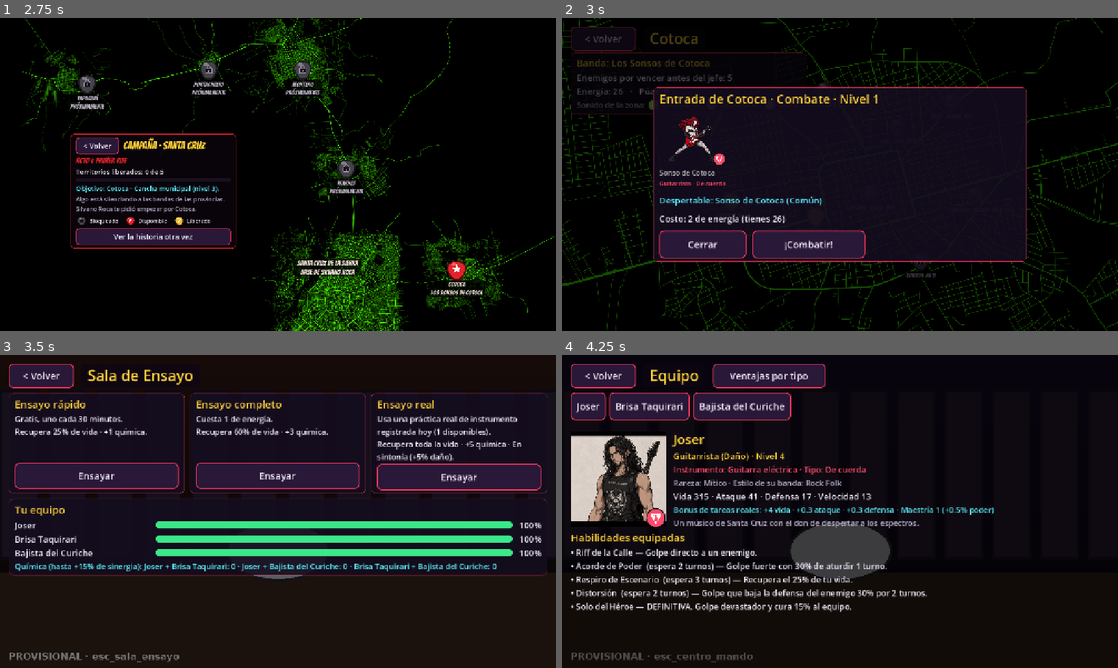
Above: before the commit, frames 1-4 (two rows, left to right).
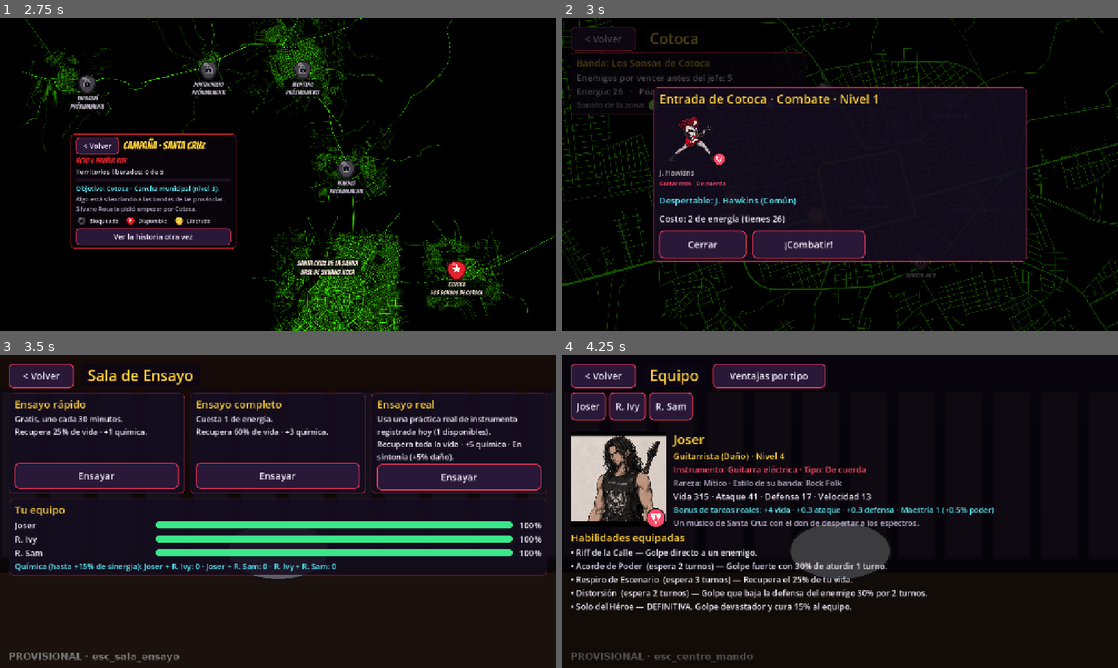
Above: after the commit, the same moments.

Repository: jhontitorblood/Heroe-del-Rock
Game: Godot game, scene res://tests/capturas.tscn
Same seed, same stepped clock (60 frames per second), same inputs: the game is played once before the commit and once after it. This scene is started directly instead of the project's main scene. Video files are missing from this copy of the repository; at most half a second of black plays in their place.
Inputs (mouse positions are in pixels of both pictures, inside the frame that each line leads up to):
- Up to frame 1 (2.75 s): click (278, 174) at 0.67 s; click (194, 171) at 1.27 s; click (361, 171) at 2 s
- Up to frame 2 (3 s): click (734, 205) at 2.77 s
- Up to frame 3 (3.5 s): no input
- Up to frame 4 (4.25 s): click "< Volver" at 3.5 s

Frame 1 is identical in both runs. In frame 2, 0.3% of the frame differs, in the area x 17-47%, y 48-60%; in frame 3, 1.0%; in frame 4, 1.9%, in the area x 10-42%, y 12-21%.

Commit message:
Cotoca: nuevos nombres, clases e instrumentos de los combates 01-06; el personaje importante va al centro
- Renombrados: J. Hawkins, P. Lokillo, R. Umbra, R. Rosie, R. Ivy, R. Miguel,
  P. DarkLordBeer, JiuJiu, R. Sam, P. Herlanx (ids nuevos, partidas migradas)
- Nuevo P. IDarkness (guitarra acústica) en la Cancha municipal
- Clases provisionales: Tamborilero, Laudista, Clarinetista
- En combates de sublíder, líder o jefe el personaje importante ocupa el centro

Co-Authored-By: Claude Opus 5.5 <noreply@anthropic.com>
Claude-Session: https://claude.ai/code/session_0146Z2twdAYFa7JBRbLJtDJs

Diff:
--- a/data/clases.json
+++ b/data/clases.json
@@ -211,5 +211,71 @@
     "definitiva": "vi_def",
     "oficial": true,
     "familia": "cordofono"
+  },
+  "tamborilero": {
+    "nombre": "Tamborilero",
+    "funcion": "Aturdimiento y control",
+    "color": "#e8b23a",
+    "base": {
+      "hp": 120,
+      "atk": 16,
+      "def": 10,
+      "spd": 11
+    },
+    "habilidades": [
+      "d_golpe",
+      "d_redoble",
+      "d_platillos",
+      "d_bombo"
+    ],
+    "definitiva": "d_def",
+    "instrumento": "Tambor",
+    "oficial": false,
+    "familia": "membranofono",
+    "nota": "Clase provisional fuera de las 7 oficiales; usa las habilidades de Baterista mientras no tenga propias"
+  },
+  "laudista": {
+    "nombre": "Laudista",
+    "funcion": "Daño y mejoras",
+    "color": "#e83a9c",
+    "base": {
+      "hp": 110,
+      "atk": 17,
+      "def": 9,
+      "spd": 13
+    },
+    "habilidades": [
+      "c_rasgueo",
+      "c_taquirari",
+      "c_punteo",
+      "c_cueca"
+    ],
+    "definitiva": "c_def",
+    "instrumento": "Laúd",
+    "oficial": false,
+    "nota": "Clase provisional fuera de las 7 oficiales; usa las habilidades de Charanguista mientras no tenga propias",
+    "familia": "cordofono"
+  },
+  "clarinetista": {
+    "nombre": "Clarinetista",
+    "funcion": "Daño en área y continuo",
+    "color": "#8be83a",
+    "base": {
+      "hp": 100,
+      "atk": 16,
+      "def": 8,
+      "spd": 12
+    },
+    "habilidades": [
+      "w_soplo",
+      "w_sikus",
+      "w_quena",
+      "w_erke"
+    ],
+    "definitiva": "w_def",
+    "instrumento": "Clarinete",
+    "oficial": false,
+    "familia": "aerofono",
+    "nota": "Clase provisional fuera de las 7 oficiales; usa las habilidades de Flautista mientras no tenga propias"
   }
 }
--- a/data/personajes.json
+++ b/data/personajes.json
@@ -58,21 +58,22 @@
     "banda": "Los Sonsos de Cotoca",
     "imagen": "e_tamborero"
   },
-  "e_tecladista": {
-    "nombre": "Tecladista del Pantano",
+  "e_herlanx": {
+    "nombre": "P. Herlanx",
     "clase": "tecladista",
     "genero": "raiz",
     "rareza": "comun",
     "banda": "Los Sonsos de Cotoca",
-    "imagen": "e_tecladista"
-  },
-  "e_bajista": {
-    "nombre": "Bajista del Curiche",
+    "imagen": "e_herlanx",
+    "instrumento": "Sintetizador"
+  },
+  "e_sam": {
+    "nombre": "R. Sam",
     "clase": "bajista",
     "genero": "raiz",
     "rareza": "raro",
     "banda": "Los Sonsos de Cotoca",
-    "imagen": "e_bajista"
+    "imagen": "e_sam"
   },
   "e_corista": {
     "nombre": "Corista de Cotoca",
@@ -99,31 +100,32 @@
     "imagen": "e_cantor",
     "legado": true
   },
-  "s_brisa": {
-    "nombre": "Brisa Taquirari",
+  "s_ivy": {
+    "nombre": "R. Ivy",
     "clase": "vocalista",
     "genero": "raiz",
     "rareza": "epico",
     "banda": "Los Sonsos de Cotoca",
-    "imagen": "s_brisa",
+    "imagen": "s_ivy",
     "mult": {
       "hp": 1.1,
       "atk": 1.05
     },
     "bio": "Sublíder de Los Sonsos de Cotoca. Su voz domina la plaza principal de Cotoca en cada fiesta."
   },
-  "s_lazaro": {
-    "nombre": "Lázaro Consola",
-    "clase": "ingeniero",
+  "s_jiujiu": {
+    "nombre": "JiuJiu",
+    "clase": "tecladista",
     "genero": "metal",
     "rareza": "epico",
     "banda": "Los Sonsos de Cotoca",
-    "imagen": "s_lazaro",
+    "imagen": "s_jiujiu",
     "mult": {
       "hp": 1.15,
       "atk": 1.05
     },
-    "bio": "Sublíder y sonidista de la banda. Llegó de Warnes con gustos metaleros y controla cada parlante de la laguna."
+    "bio": "Sublíder y tecladista de la banda. Llegó de Warnes con gustos metaleros.",
+    "instrumento": "Teclado"
   },
   "l_aruma": {
     "nombre": "Aruma",
@@ -163,52 +165,61 @@
     "familia": "idiofono",
     "instrumento": "Marimba"
   },
-  "e_sonso": {
-    "nombre": "Sonso de Cotoca",
-    "clase": "guitarrista",
-    "genero": "raiz",
-    "rareza": "comun",
-    "banda": "Los Sonsos de Cotoca",
-    "imagen": "e_sonso"
-  },
-  "e_masaco": {
-    "nombre": "Masaco de Cotoca",
-    "clase": "baterista",
-    "genero": "raiz",
-    "rareza": "comun",
-    "banda": "Los Sonsos de Cotoca",
-    "imagen": "e_masaco"
-  },
-  "e_boca_de_loca": {
-    "nombre": "Boca de Loca",
-    "clase": "vocalista",
-    "genero": "raiz",
-    "rareza": "comun",
-    "banda": "Los Sonsos de Cotoca",
-    "imagen": "e_boca_de_loca"
-  },
-  "e_acopaibau": {
-    "nombre": "Acopaibau de Cotoca",
+  "e_hawkins": {
+    "nombre": "J. Hawkins",
+    "clase": "guitarrista",
+    "genero": "raiz",
+    "rareza": "comun",
+    "banda": "Los Sonsos de Cotoca",
+    "imagen": "e_hawkins"
+  },
+  "e_idarkness": {
+    "nombre": "P. IDarkness",
+    "clase": "guitarrista",
+    "instrumento": "Guitarra acústica",
+    "genero": "raiz",
+    "rareza": "comun",
+    "banda": "Los Sonsos de Cotoca",
+    "imagen": "e_idarkness"
+  },
+  "e_lokillo": {
+    "nombre": "P. Lokillo",
+    "clase": "tamborilero",
+    "genero": "raiz",
+    "rareza": "comun",
+    "banda": "Los Sonsos de Cotoca",
+    "imagen": "e_lokillo"
+  },
+  "e_umbra": {
+    "nombre": "R. Umbra",
+    "clase": "vocalista",
+    "genero": "raiz",
+    "rareza": "comun",
+    "banda": "Los Sonsos de Cotoca",
+    "imagen": "e_umbra"
+  },
+  "e_rosie": {
+    "nombre": "R. Rosie",
     "clase": "bajista",
     "genero": "raiz",
     "rareza": "raro",
     "banda": "Los Sonsos de Cotoca",
-    "imagen": "e_acopaibau"
-  },
-  "e_acopaibau_charango": {
-    "nombre": "Acopaibau",
-    "clase": "charanguista",
-    "genero": "raiz",
-    "rareza": "raro",
-    "banda": "Los Sonsos de Cotoca",
-    "imagen": "e_acopaibau_charango"
-  },
-  "e_huracanes_max": {
-    "nombre": "Huracanes Max",
-    "clase": "vientista",
+    "imagen": "e_rosie"
+  },
+  "e_miguel": {
+    "nombre": "R. Miguel",
+    "clase": "laudista",
+    "genero": "raiz",
+    "rareza": "raro",
+    "banda": "Los Sonsos de Cotoca",
+    "imagen": "e_miguel"
+  },
+  "e_darklordbeer": {
+    "nombre": "P. DarkLordBeer",
+    "clase": "clarinetista",
     "genero": "gotico",
     "rareza": "raro",
     "banda": "Los Sonsos de Cotoca",
-    "imagen": "e_huracanes_max"
+    "imagen": "e_darklordbeer"
   }
 }
--- a/data/territorios.json
+++ b/data/territorios.json
@@ -16,9 +16,9 @@
         "mapa": "mapa_cotoca",
         "jefe_nodo": "c8",
         "comunes": [
-          "e_sonso",
-          "e_masaco",
-          "e_boca_de_loca"
+          "e_hawkins",
+          "e_lokillo",
+          "e_umbra"
         ],
         "nodos": [
           {
@@ -28,9 +28,9 @@
             "nivel": 1,
             "fuerza": 0.75,
             "enemigos": [
-              "e_sonso"
-            ],
-            "despertable": "e_sonso",
+              "e_hawkins"
+            ],
+            "despertable": "e_hawkins",
             "fondo": "esc_cotoca_pueblo",
             "pos": [
               313,
@@ -45,12 +45,12 @@
             "nivel": 2,
             "fuerza": 0.8,
             "enemigos": [
-              "e_masaco",
-              "e_boca_de_loca"
+              "e_lokillo",
+              "e_umbra"
             ],
             "despertable": [
-              "e_masaco",
-              "e_boca_de_loca"
+              "e_lokillo",
+              "e_umbra"
             ],
             "fondo": "esc_cotoca_pueblo",
             "pos": [
@@ -69,10 +69,10 @@
             "nivel": 3,
             "fuerza": 0.85,
             "enemigos": [
-              "e_acopaibau",
-              "e_sonso"
-            ],
-            "despertable": "e_acopaibau",
+              "e_rosie",
+              "e_idarkness"
+            ],
+            "despertable": "e_rosie",
             "fondo": "esc_cotoca_laguna",
             "pos": [
               667,
@@ -91,22 +91,22 @@
             "fuerza": 0.9,
             "fuerza_hp": 1.3,
             "enemigos": [
-              "s_brisa",
-              "e_acopaibau_charango"
-            ],
-            "despertable": "s_brisa",
+              "s_ivy",
+              "e_miguel"
+            ],
+            "despertable": "s_ivy",
             "fondo": "esc_cotoca_pueblo",
             "pos": [
               732,
               414
             ],
-            "corto": "Brisa",
+            "corto": "Ivy",
             "requiere": {
               "nodo": "c3"
             },
             "dialogo_antes": [
               [
-                "Brisa Taquirari",
+                "R. Ivy",
                 "¿Vienes a desafinar la plaza principal? ¡A ver si sigues mi voz!"
               ]
             ]
@@ -118,9 +118,9 @@
             "nivel": 5,
             "fuerza": 1.0,
             "enemigos": [
-              "e_huracanes_max"
-            ],
-            "despertable": "e_huracanes_max",
+              "e_darklordbeer"
+            ],
+            "despertable": "e_darklordbeer",
             "fondo": "esc_cotoca_curiche",
             "pos": [
               884,
@@ -134,30 +134,30 @@
           },
           {
             "id": "c6",
-            "nombre": "Sublíder: Lázaro Consola",
+            "nombre": "Sublíder: JiuJiu",
             "tipo": "sublider",
             "nivel": 6,
             "fuerza": 0.95,
             "fuerza_hp": 1.3,
             "enemigos": [
-              "s_lazaro",
-              "e_bajista",
-              "e_tecladista"
-            ],
-            "despertable": "s_lazaro",
+              "s_jiujiu",
+              "e_sam",
+              "e_herlanx"
+            ],
+            "despertable": "s_jiujiu",
             "fondo": "esc_cotoca_curiche",
             "pos": [
               1049,
               421
             ],
-            "corto": "Lázaro",
+            "corto": "JiuJiu",
             "requiere": {
               "nodo": "c5"
             },
             "dialogo_antes": [
               [
-                "Lázaro Consola",
-                "Yo controlo cada parlante de esta laguna. Aquí suena lo que yo diga."
+                "JiuJiu",
+                "Mis teclados hacen temblar esta laguna. Aquí suena lo que yo toque."
               ]
             ]
           },
--- a/scripts/autoload/estado.gd
+++ b/scripts/autoload/estado.gd
@@ -90,8 +90,29 @@
 	if typeof(v) != TYPE_DICTIONARY:
 		return false
 	d = v
+	migrar_ids()
 	revisar_dia()
 	return true
+
+
+## Personajes que cambiaron de id: las partidas guardadas pasan al id nuevo.
+const IDS_RENOMBRADOS := {
+	"e_sonso": "e_hawkins", "e_masaco": "e_lokillo", "e_boca_de_loca": "e_umbra",
+	"e_acopaibau": "e_rosie", "s_brisa": "s_ivy", "e_acopaibau_charango": "e_miguel",
+	"e_huracanes_max": "e_darklordbeer", "s_lazaro": "s_jiujiu", "e_bajista": "e_sam",
+	"e_tecladista": "e_herlanx",
+}
+
+
+func migrar_ids() -> void:
+	for s in d.get("seguidores", []):
+		s["base_id"] = IDS_RENOMBRADOS.get(s["base_id"], s["base_id"])
+	for clave in ["encontrados", "vistos"]:
+		var viejo: Dictionary = d.get(clave, {})
+		var nuevo := {}
+		for k in viejo:
+			nuevo[IDS_RENOMBRADOS.get(k, k)] = viejo[k]
+		d[clave] = nuevo
 
 
 func guardar() -> void:
--- a/scripts/pantallas/combate.gd
+++ b/scripts/pantallas/combate.gd
@@ -26,6 +26,8 @@
 	4: [[0.08, 0.32], [0.24, 0.50], [0.08, 0.72], [0.24, 0.90]],
 	5: [[0.07, 0.28], [0.21, 0.44], [0.35, 0.60], [0.07, 0.74], [0.21, 0.90]],
 }
+## Puesto del centro en cada formación (para el personaje importante)
+const CENTRO_FORMACION := {1: 0, 2: 0, 3: 1, 4: 1, 5: 2}
 const TAM_SPRITE := {1: 210, 2: 185, 3: 155, 4: 135, 5: 125}
 
 
@@ -55,7 +57,7 @@
 		var rng := RandomNumberGenerator.new()
 		rng.seed = semilla
 		match tipo:
-			"guitarrista", "charanguista":
+			"guitarrista", "charanguista", "laudista":
 				# Chispas que saltan hacia afuera
 				for i in 12:
 					var ang := rng.randf() * TAU
@@ -70,7 +72,7 @@
 					var pr := clampf(p * 1.4 - i * 0.2, 0.0, 1.0)
 					if pr > 0:
 						draw_arc(c, r * 0.15 + r * 0.6 * pr, 0, TAU, 40, Color(Color("#4a8bff"), (1.0 - pr) * a), 6.0, true)
-			"baterista":
+			"baterista", "tamborilero":
 				# Golpe seco: estrella de impacto y aro
 				var pts := PackedVector2Array()
 				for i in 16:
@@ -104,7 +106,7 @@
 						var x2 := c.x - r * 0.6 + i * r * 0.1
 						pts2.append(Vector2(x2, y0 + (12.0 if (i + k) % 2 == 0 else -12.0) * (1.0 - p * 0.5)))
 					draw_polyline(pts2, Color(Color("#3ae8e0"), a), 3.0, true)
-			"vientista":
+			"vientista", "clarinetista":
 				# Ráfagas de viento en espiral
 				for k in 3:
 					var base := TAU * k / 3.0 + p * 4.0
@@ -209,8 +211,16 @@
 		var n: int = clamp(lista.size(), 1, 5)
 		var form: Array = FORMACIONES[n]
 		var tam: int = TAM_SPRITE[n]
-		for i in lista.size():
-			var p: Array = form[min(i, form.size() - 1)]
+		# En combates de sublíder, líder o jefe el personaje importante (el primero) va al centro
+		var puestos := range(lista.size())
+		if lado == Batalla.ENEMIGO and nodo.get("tipo", "") in ["sublider", "lider", "jefe"] \
+				and not bool(info_enemigos.get("aleatorio", false)) and lista.size() >= 3:
+			var centro: int = CENTRO_FORMACION[n]
+			puestos = range(1, lista.size())
+			puestos.insert(centro, 0)
+		for k in lista.size():
+			var i: int = puestos[k]
+			var p: Array = form[min(k, form.size() - 1)]
 			var fx: float = p[0] if lado == Batalla.ALIADO else 1.0 - p[0]
 			colocados.append([float(p[1]), _unidad(lista[i], fx, float(p[1]), tam)])
 	# Los de más abajo se dibujan delante
--- a/tests/capturas.gd
+++ b/tests/capturas.gd
@@ -25,8 +25,8 @@
 	Estado.nueva_partida("m", "Joser")
 	for t in ["t_flexiones", "t_instrumento", "t_ordenar"]:
 		Estado.registrar_tarea(t)
-	Estado.agregar_seguidor("s_brisa", 4)
-	Estado.agregar_seguidor("e_bajista", 3)
+	Estado.agregar_seguidor("s_ivy", 4)
+	Estado.agregar_seguidor("e_sam", 3)
 	Estado.d["tam_equipo"] = 3
 	Estado.d["equipo"] = ["s1", "s2"]
 	Estado.d["nodos"]["c1"] = {"vencido": true, "veces": 1, "unico_despertado": false, "reaparece": 0, "fallos": 0}
@@ -81,7 +81,7 @@
 	if not ("vertical" in OS.get_cmdline_user_args()):
 		get_viewport().get_texture().get_image().save_png("/tmp/capturas/12c_ataque.png")
 	await get_tree().create_timer(0.6).timeout
-	c._despertar("s_lazaro", 6)
+	c._despertar("s_jiujiu", 6)
 	await _foto("13_despertar")
 	get_tree().quit()
 
--- a/tests/prueba_balance.gd
+++ b/tests/prueba_balance.gd
@@ -7,15 +7,15 @@
 # [nodo, nivel prota, [seguidores base_id:nivel]]
 var casos := [
 	["c1", 1, []],
-	["c2", 2, [["e_sonso", 1]]],
-	["c3", 3, [["e_boca_de_loca", 2]]],
-	["c4", 4, [["e_acopaibau", 3]]],
-	["c5", 5, [["s_brisa", 4]]],
-	["c5", 4, [["e_acopaibau", 3]]],
-	["c6", 6, [["s_brisa", 5]]],
-	["c7", 7, [["e_huracanes_max", 6]]],
-	["c8", 7, [["l_aruma", 7], ["s_brisa", 6]]],
-	["cs", 6, [["s_brisa", 5]]],
+	["c2", 2, [["e_hawkins", 1]]],
+	["c3", 3, [["e_umbra", 2]]],
+	["c4", 4, [["e_rosie", 3]]],
+	["c5", 5, [["s_ivy", 4]]],
+	["c5", 4, [["e_rosie", 3]]],
+	["c6", 6, [["s_ivy", 5]]],
+	["c7", 7, [["e_darklordbeer", 6]]],
+	["c8", 7, [["l_aruma", 7], ["s_ivy", 6]]],
+	["cs", 6, [["s_ivy", 5]]],
 ]
 
 func _ready() -> void:
Binary file removed: assets/personajes/pj_e_acopaibau_charango_espectral.png
Not shown, removed: assets/personajes/pj_e_acopaibau_charango_espectral.png.import
Binary file removed: assets/personajes/pj_e_acopaibau_charango_espectral_ataque.png
Not shown, removed: assets/personajes/pj_e_acopaibau_charango_espectral_ataque.png.import
Binary file removed: assets/personajes/pj_e_acopaibau_charango_normal.png
Not shown, removed: assets/personajes/pj_e_acopaibau_charango_normal.png.import
Binary file removed: assets/personajes/pj_e_acopaibau_charango_normal_ataque.png
Not shown, removed: assets/personajes/pj_e_acopaibau_charango_normal_ataque.png.import
Binary file removed: assets/personajes/pj_e_acopaibau_espectral.png
Not shown, removed: assets/personajes/pj_e_acopaibau_espectral.png.import
Binary file removed: assets/personajes/pj_e_acopaibau_espectral_ataque.png
Not shown, removed: assets/personajes/pj_e_acopaibau_espectral_ataque.png.import
(and 149 more such lines)
